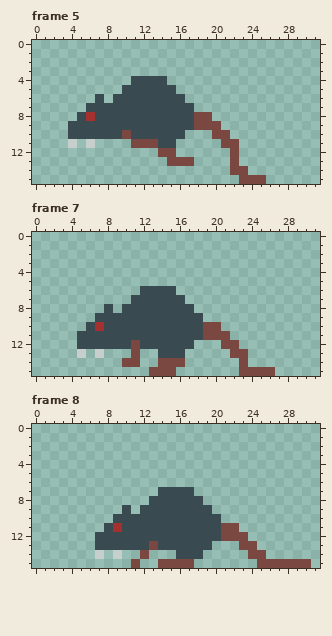
Pixel-art file: aseprite/rat_move.aseprite. The picture above was drawn from the file before the commit.
32x16 pixels, 8 frames. Shown: frame 5, frame 7, frame 8.
The same view after the edit:
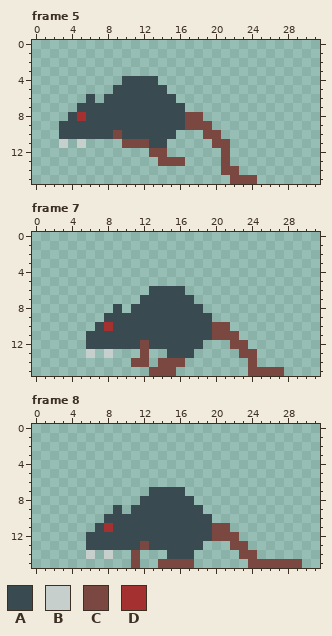
Palette (. is transparent): A #394a50  B #c7cfcc  C #7a4841  D #a53030
Difference:
Frame 5:
Colour A now appears in row 4 at x 10; in row 5 at x 9; in row 6 at x 6 and 8; in row 7 at x 5; in row 8 at x 4; in rows 9 to 10 at x 3.
The author changed colour C to colour A in row 10 at x 10; in row 11 at x 13.
The author changed colour D to colour A in row 8 at x 6.
Colour B now appears in row 11 at x 3 and 5.
Colour C now appears in row 10 at x 19; in row 11 at x 10 and 20; in row 12 at x 13 and 21; in row 13 at x 14 and 21; in row 14 at x 21; in row 15 at x 22.
The author changed colour A to colour C in rows 8 to 9 at x 17; in row 10 at x 9.
The author changed colour A to colour D in row 8 at x 5.
Colour A is gone in row 4 at x 14; in row 5 at x 15; in row 6 at x 7 and 16; in row 7 at x 17; in row 10 at x 16; in row 11 at x 15.
Colour B is gone in row 11 at x 4 and 6.
Colour C is gone in row 8 at x 19; in row 9 at x 20; in row 10 at x 21; in row 11 at x 22; in row 12 at x 15 and 22; in row 13 at x 17 and 22.
Colour C is gone in row 14 at x 23; in row 15 at x 25.
Frame 7:
Colour A now appears in row 6 at x 16; in row 7 at x 17; in row 8 at x 9 and 18; in row 9 at x 19; in row 12 at x 18; in row 13 at x 17.
The author changed colour C to colour A in rows 10 to 11 at x 19; in row 12 at x 11.
The author changed colour D to colour A in row 10 at x 7.
Colour B now appears in row 13 at x 6 and 8.
Colour C now appears in row 10 at x 21; in row 11 at x 22; in row 12 at x 23; in rows 13 to 14 at x 12 and 24; in row 15 at x 27.
The author changed colour A to colour C in row 12 at x 12.
The author changed colour A to colour D in row 10 at x 8.
Colour A is gone in row 6 at x 12; in row 7 at x 11; in row 8 at x 8 and 10; in row 9 at x 7; in row 10 at x 6; in rows 11 to 12 at x 5.
Colour A is gone in row 13 at x 14.
Colour B is gone in row 13 at x 5 and 7.
Colour C is gone in row 12 at x 21; in row 13 at x 11 and 22; in row 14 at x 10 and 23; in row 15 at x 23.
Frame 8:
Colour A now appears in row 7 at x 13; in row 8 at x 12; in row 9 at x 9 and 11; in row 10 at x 8; in row 11 at x 7; in rows 12 to 13 at x 6.
Colour A now appears in row 14 at x 15.
The author changed colour C to colour A in row 13 at x 13.
The author changed colour D to colour A in row 11 at x 9.
Colour B now appears in row 14 at x 6 and 8.
Colour C now appears in row 13 at x 22; in row 14 at x 11 and 23; in row 15 at x 24.
The author changed colour A to colour C in rows 11 to 12 at x 20; in row 13 at x 12.
The author changed colour A to colour D in row 11 at x 8.
Colour A is gone in row 7 at x 17; in row 8 at x 18; in row 9 at x 10 and 19; in row 10 at x 20; in row 13 at x 19; in row 14 at x 18.
Colour B is gone in row 14 at x 7 and 9.
Colour C is gone in row 11 at x 22; in row 12 at x 23; in row 13 at x 24; in row 14 at x 12 and 25; in row 15 at x 30.
